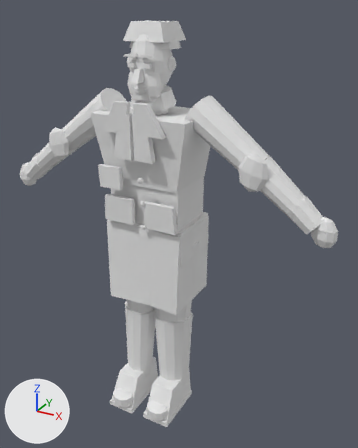
The FBX model Assets/Pedestrians/Staged/Models/NightlifeShelterStandingResident3D.fbx: old version first, new version second.
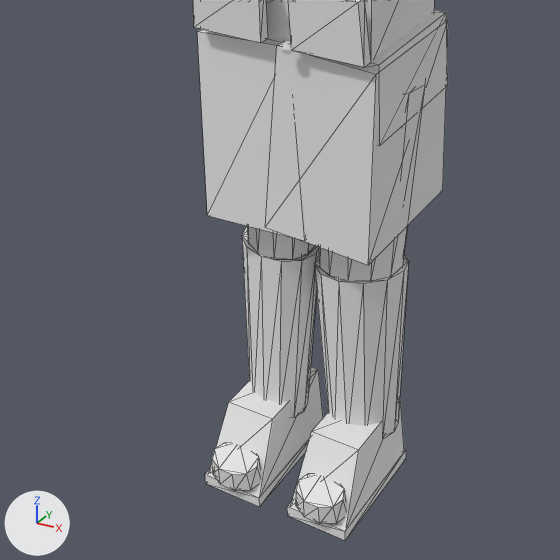
The first picture shows the older version from a 50 mm lens placed at (1.051, -1.709, 1.802), pointed at (0.095, 0.028, 0.933). The close-ups show the older and then the newer version on the part from 7% to 71% of the width and 46% to 97% of the height of that picture. Only the edits that show in the close-ups are written down. The axes (+X, +Y, +Z) are drawn at lower left. The lights are the same throughout. The close-ups show mesh edges as thin lines.

Names of what the first close-up shows: 'ACC_BootWelt.L', 'ACC_CoatPocket.L', 'ACC_CoatPocket.R', 'CLO_CoatSeat', 'CLO_CoatSkirt.L', 'CLO_CoatSkirt.R', 'CLO_Shin.L', 'CLO_Shin.R', 'CLO_Thigh.L', 'CLO_Thigh.R', 'CLO_Waist', 'GEO_Boot.L', 'GEO_Boot.R' and 4 more.
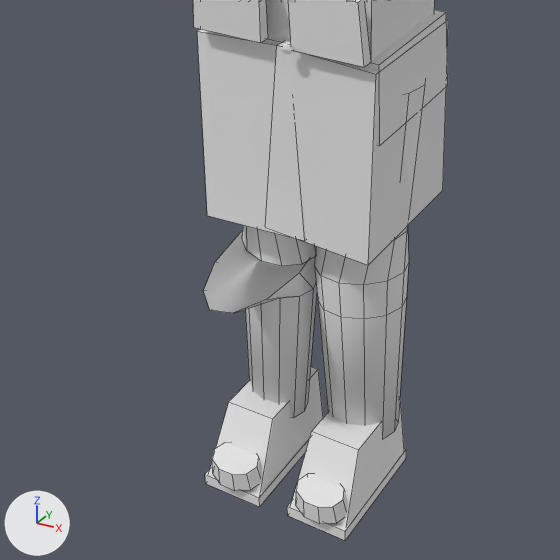
The newer file adds a shape key; the second version is drawn at full value of the shape key 'JointVolume.Knee.R' of 'CLO_Shin.R', and the change is written as the vertex moves it makes.

Boxes [x1, y1, x2, y2] around the edits, measured in the close-ups (560 x 560 px):
'CLO_Shin.R', reshaped
    before: [242, 227, 319, 418]
    after: [203, 231, 317, 418]
'CLO_Shin.L', reshaped
    before: [314, 255, 409, 439]
    after: [314, 263, 409, 439]
'CLO_Thigh.L', reshaped
    before: [319, 81, 425, 282]
    after: [314, 81, 425, 285]
'CLO_Thigh.R', reshaped
    before: [247, 226, 315, 259]
    after: [242, 225, 316, 266]

What the commit changed:
me_clo_thigh_r_mesh_001 is used by ob_clo_thigh_r; location (-0.092, -0.004, 0.878).
me_clo_thigh_r_mesh_001 had 24 vertices, 44 faces and spanned x -0.099..0.093, y -0.084..0.108, z -0.394..-0.008.
me_clo_thigh_r_mesh_001 now has 36 vertices, 26 faces and spans x -0.099..0.093, y -0.092..0.108, z -0.395..-0.008.
Part 3, on me_clo_thigh_r_mesh_001:
6 vertices are removed from x -0.07..0.078, y -0.084..0.061, z -0.394..-0.388.
44 faces are deleted.
6 vertices move from x -0.065..0.073, y -0.081..0.058, z -0.394..-0.388 to x -0.071..0.076, y -0.08..0.068, z -0.315..-0.308.
18 vertices are added at x -0.081..0.089, y -0.092..0.071, z -0.395..-0.308.
26 new faces join them.
me_clo_thigh_l_mesh_001 is used by ob_clo_thigh_l; location (0.092, 0.01, 0.878).
me_clo_thigh_l_mesh_001 had 24 vertices, 44 faces and spanned x -0.094..0.099, y -0.099..0.089, z -0.395..-0.007.
me_clo_thigh_l_mesh_001 now has 36 vertices, 26 faces and spans x -0.094..0.099, y -0.099..0.089, z -0.395..-0.007.
Part 2, on me_clo_thigh_l_mesh_001:
6 vertices are removed from x -0.078..0.07, y -0.094..0.051, z -0.395..-0.387.
44 faces are deleted.
6 vertices move from x -0.073..0.065, y -0.091..0.048, z -0.395..-0.387 to x -0.076..0.071, y -0.092..0.056, z -0.315..-0.307.
18 vertices are added at x -0.089..0.081, y -0.099..0.059, z -0.395..-0.307.
26 new faces join them.
me_clo_shin_l_mesh_001 is used by ob_clo_shin_l; location (0.088, -0.014, 0.485).
me_clo_shin_l_mesh_001 had 24 vertices, 44 faces and spanned x -0.085..0.085, y -0.075..0.08, z -0.376..0.005.
me_clo_shin_l_mesh_001 now has 36 vertices, 26 faces and spans x -0.085..0.085, y -0.075..0.08, z -0.376..0.002.
Part 1, on me_clo_shin_l_mesh_001:
12 vertices are removed from x -0.085..0.085, y -0.075..0.08, z 0.001..0.005.
44 faces are deleted.
24 vertices are added at x -0.085..0.085, y -0.075..0.08, z -0.079..0.002.
26 new faces join them.
me_clo_shin_r_mesh_001 is used by ob_clo_shin_r; location (-0.088, 0.01, 0.485).
me_clo_shin_r_mesh_001 had 24 vertices, 44 faces and spanned x -0.085..0.085, y -0.108..0.049, z -0.379..0.009.
me_clo_shin_r_mesh_001 now has 36 vertices, 26 faces and spans x -0.085..0.086, y -0.276..0.129, z -0.379..0.002.
Part 4, on me_clo_shin_r_mesh_001:
12 vertices are removed from x -0.085..0.085, y -0.106..0.049, z -0.002..0.009.
44 faces are deleted.
24 vertices are added at x -0.085..0.086, y -0.276..0.129, z -0.082..0.002.
26 new faces join them.
